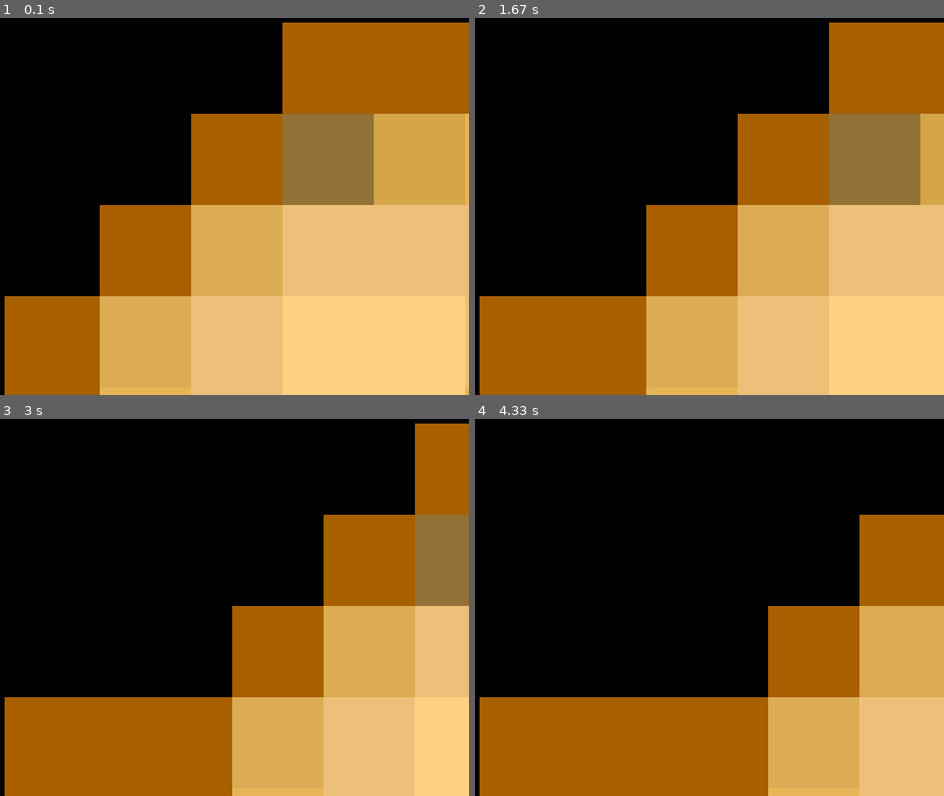
Above: before the commit, frames 1-4 (two rows, left to right).
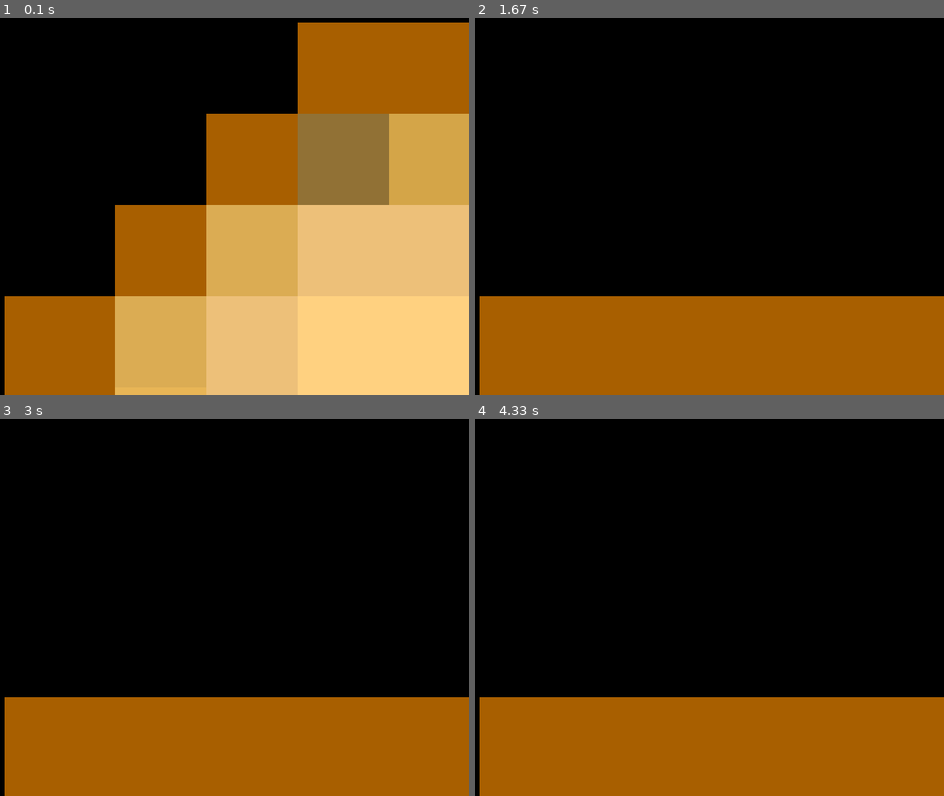
Above: after the commit, the same moments.

Repository: belugaman9981/pygame
Game: pygame game, started from Game.py
The game is run twice, just before and just after one commit, with the same random seed, the same clock (stepped at 60 frames per second) and the same inputs.
Inputs:
- Up to frame 1 (0.1 s): no input
- Up to frame 2 (1.67 s): no input
- Up to frame 3 (3 s): no input
- Up to frame 4 (4.33 s): no input

The runs differ from the first frame. In frame 1, 7.2% of the frame differs, in the area x 21-100%, y 1-100%; in frame 2, 49%, in the area x 36-100%, y 1-100%; in frame 3, 36%; in frame 4, 23%.

Commit message:
Update Game.py

Diff:
--- a/Game.py
+++ b/Game.py
@@ -10,11 +10,13 @@
 x = 30
 clock = pygame.time.Clock()
 
+deltaT = .1
+
 while running:
 
     screen.blit(potato_image, (x, 30))
 
-    x+=1
+    x += 50 * deltaT
 
     for event in pygame.event.get():
         if event.type == pygame.QUIT:
